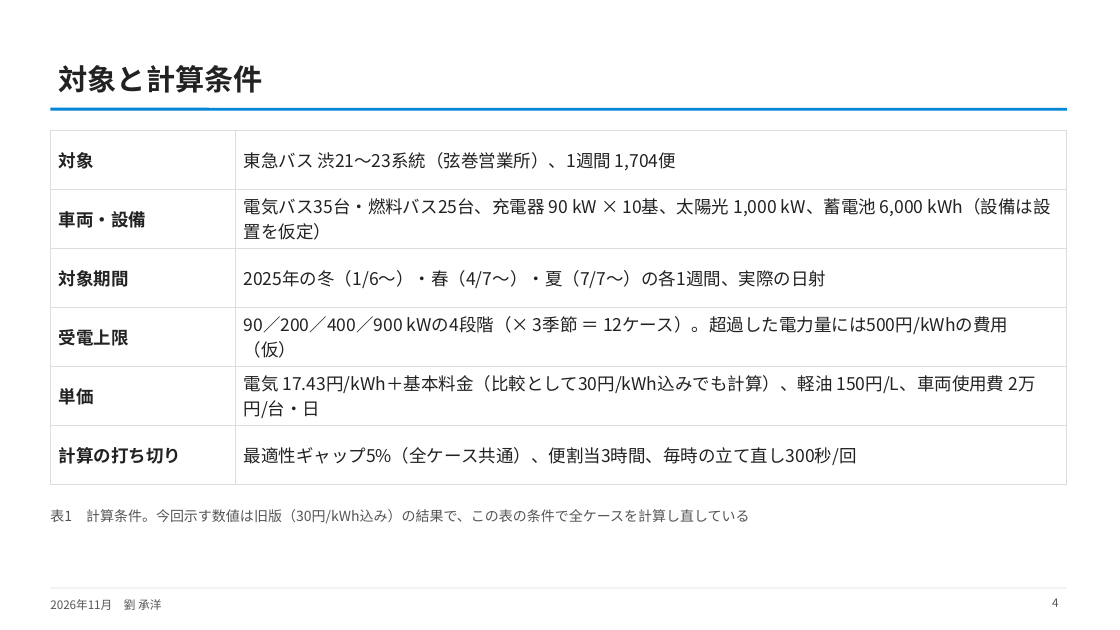
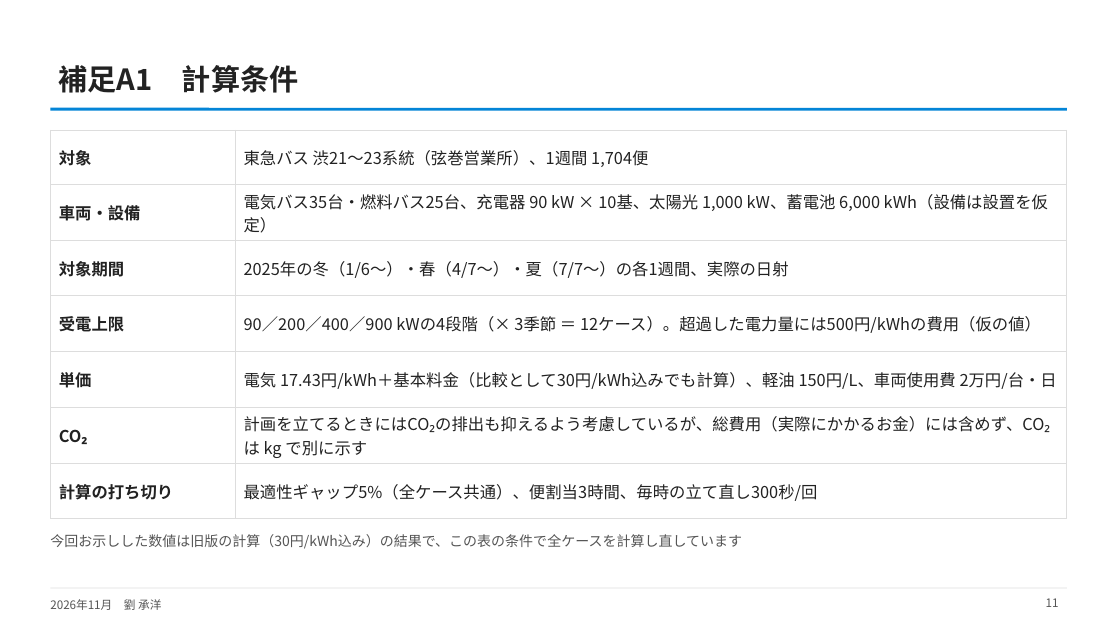
Before and after one commit to CYLIU2003/master-course, a slide deck: slide 11 of outcome/2026-11-16_nishiyama_consult/西山先生へのご相談_最新結果と3本目の柱.pptx (slide 4 before the commit). Drawn at 1120x630 pixels with LibreOffice and Linux fonts; fonts in the diff are those of the drawing. Boxes give left, top, right and bottom in pixels: in the first picture for what was removed or moved away, otherwise in the second. Text is boxed around its words. In the diff, an @@ line names an element or a change of style, - is before the commit and + after.

```diff
--- a/outcome/2026-11-16_nishiyama_consult/西山先生へのご相談_最新結果と3本目の柱.pptx
+++ b/outcome/2026-11-16_nishiyama_consult/西山先生へのご相談_最新結果と3本目の柱.pptx
@@ title at (x1=59, y1=65, x2=299, y2=93): text changed @@
-対象と計算条件
+補足A1 計算条件
@@ table at (x1=50, y1=130, x2=1067, y2=505) @@
-row 4, column 2: 90／200／400／900 kWの4段階（× 3季節 ＝ 12ケース）。超過した電力量には500円/kWhの費用（仮）
+row 4, column 2: 90／200／400／900 kWの4段階（× 3季節 ＝ 12ケース）。超過した電力量には500円/kWhの費用（仮の値）
+row 6: CO₂ | 計画を立てるときにはCO₂の排出も抑えるよう考慮しているが、総費用（実際にかかるお金）には含めず、CO₂は kg で別に示す
@@ text at (x1=50, y1=534, x2=742, y2=549): text changed @@
-表1 計算条件。今回示す数値は旧版（30円/kWh込み）の結果で、この表の条件で全ケースを計算し直している
+今回お示しした数値は旧版の計算（30円/kWh込み）の結果で、この表の条件で全ケースを計算し直しています
@@ page number at (x1=1046, y1=598, x2=1059, y2=607): text changed @@
-4
+11
```
Also in this commit, not shown: 10 other slides changed, 3 slides added, 1 slide removed, 2 other files.
